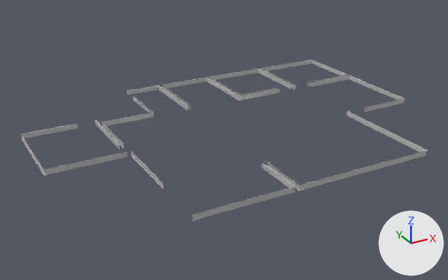
The FBX model Assets/Models/Props/Zocalo P2.fbx: old version first, new version second.
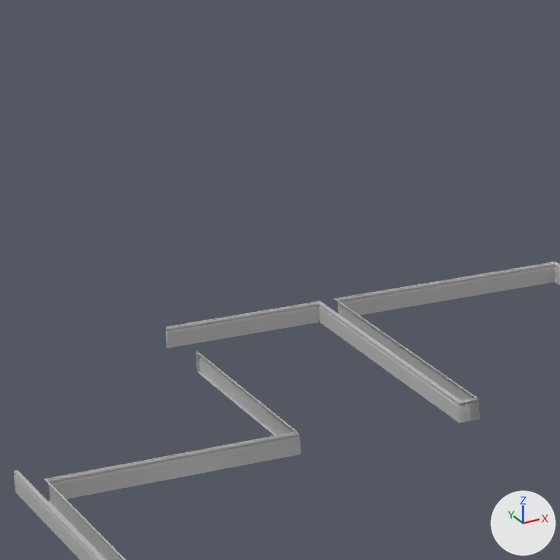
Each version appears first whole from a camera (50 mm lens) standing at (-17.06, -29.46, 14.03) and looking at (-0.84, 0.03, -0.72), and next in a close-up on the part from 21% to 46% of the width and 8% to 50% of the height. Lighting does not change. The marker at lower right points along +X, +Y and +Z. Where no turn or scale is listed for an object, it has been applied to the vertices. Vertices at the same position are counted once.

Objects in the first close-up: 'Zocalo_P2'.
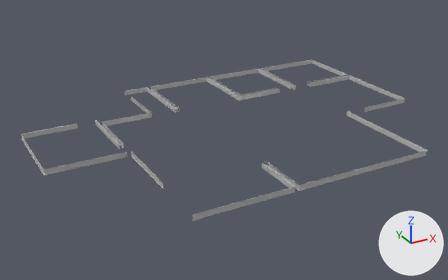
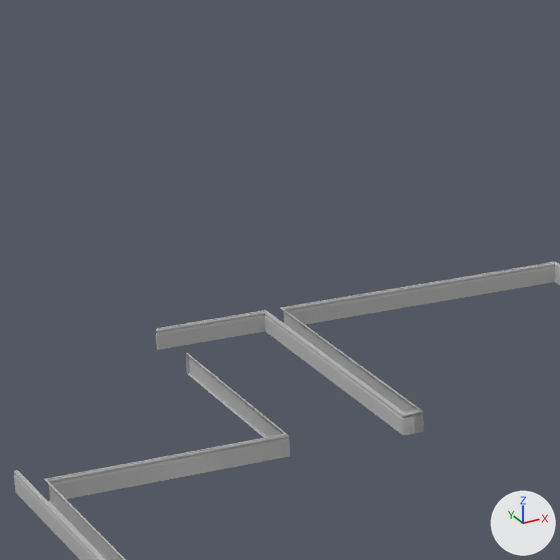
Where the change shows, as pixel boxes [x1, y1, x2, y2] in the close-ups (560 x 560 px; the box of a moved part takes in the faces that stretch with it):
part 1 of me_mesh, moved or reshaped
    before: [166, 298, 480, 457]
    after: [156, 298, 424, 457]

The change in detail:
me_mesh has 858 vertices, 692 faces and spans x -11.6..11.6, y -8.4..8.4, z 0.0..0.3.
me_mesh is used by ob_zocalo_p2; location (0.0, 0.0, 0.0).
me_mesh part 1: all 127 vertices in x -3.7..-1.1, y 3.8..8.4, z 0.0..0.3 are scaled about their middle by (0.719, 1.01, 1), then moved by (-0.5, 0.0, 0.0).
